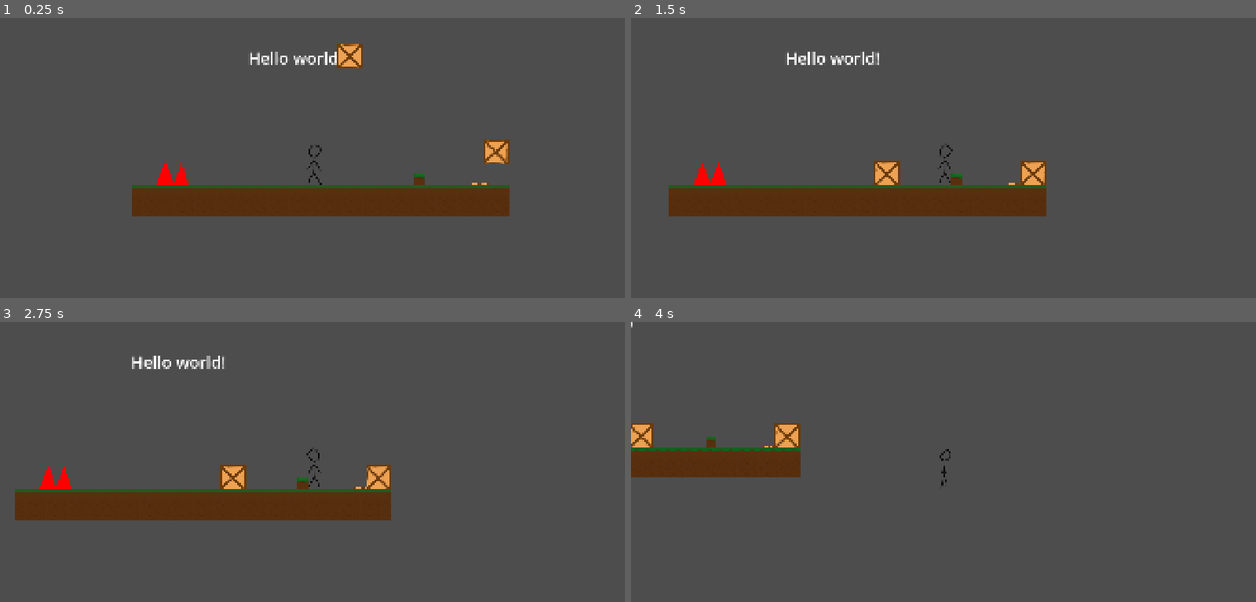
Above: before the commit, frames 1-4 (two rows, left to right).
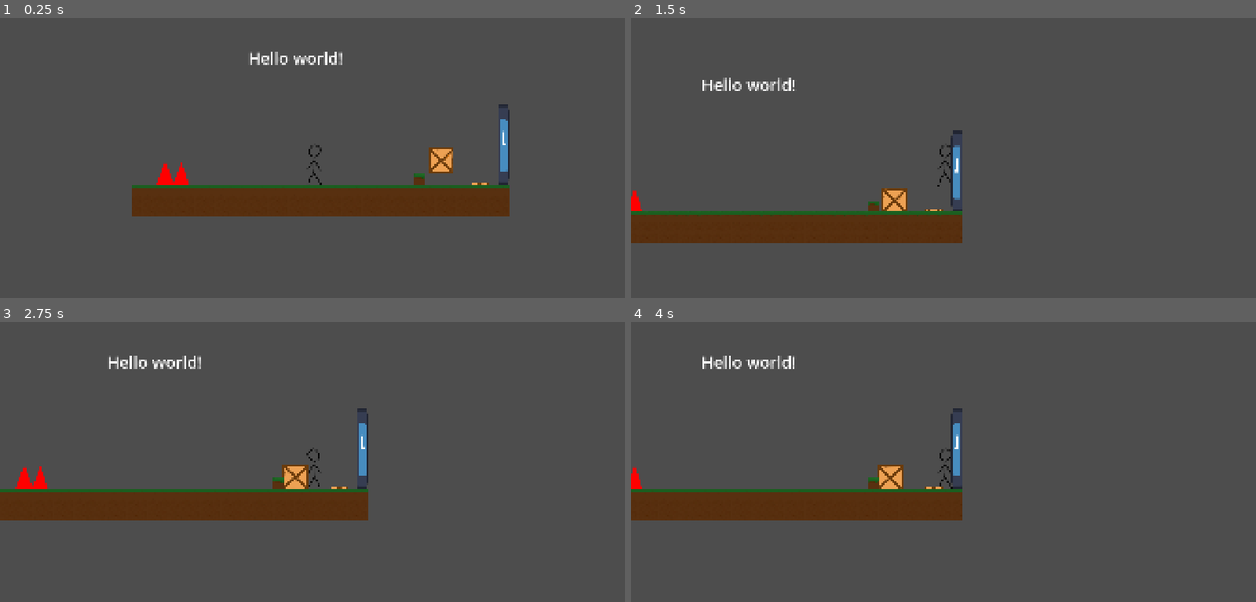
Above: after the commit, the same moments.

Repository: Crimbane/puzzle-platformer
Game: Godot game, scene res://Scenes/main.tscn
The game is run twice, just before and just after one commit, with the same random seed, the same clock (stepped at 60 frames per second) and the same inputs. The engine's default icon, where the game draws it, is replaced by a stand-in: a white triangle on a blue panel in a dark square.
Inputs:
- Up to frame 1 (0.25 s): no input
- Up to frame 2 (1.5 s): hold D (Move Right) from 0.53 s (still down); tap Space (Jump) at 0.77 s
- Up to frame 3 (2.75 s): tap Space (Jump) at 1.52 s; release D (Move Right) at 2.03 s; hold A (Move Left) from 2.03 s (still down)
- Up to frame 4 (4 s): tap Enter at 2.75 s; release A (Move Left) at 2.78 s; hold D (Move Right) from 2.78 s (still down); tap Space (Jump) at 3.02, 3.77 s

The runs differ from the first frame. In frame 1, 1.3% of the frame differs, in the area x 53-82%, y 9-60%; in frame 2, 14%, in the area x 0-67%, y 12-81%; in frame 3, 3.1%; in frame 4, 11%.

Commit message:
Added a door
Opens when button is pressed down by the box.

Diff:
--- /dev/null
+++ b/Scenes/door.tscn
@@ -0,0 +1,22 @@
+[gd_scene format=3 uid="uid://f1ffs78yx6gk"]
+
+[ext_resource type="Script" uid="uid://c3is8n1n1m4si" path="res://Scripts/door.gd" id="1_p0e35"]
+[ext_resource type="Texture2D" uid="uid://qya0wfq1g5qo" path="res://Assets/icon.svg" id="1_w6aom"]
+
+[sub_resource type="PhysicsMaterial" id="PhysicsMaterial_p0e35"]
+friction = 0.0
+
+[sub_resource type="RectangleShape2D" id="RectangleShape2D_fjc7g"]
+size = Vector2(32, 244)
+
+[node name="Door" type="AnimatableBody2D" unique_id=2020108157]
+physics_material_override = SubResource("PhysicsMaterial_p0e35")
+script = ExtResource("1_p0e35")
+metadata/_edit_group_ = true
+
+[node name="Sprite2D" type="Sprite2D" parent="." unique_id=75086924]
+scale = Vector2(0.2578125, 1.9140625)
+texture = ExtResource("1_w6aom")
+
+[node name="CollisionShape2D" type="CollisionShape2D" parent="." unique_id=1708619589]
+shape = SubResource("RectangleShape2D_fjc7g")
--- a/Scenes/main.tscn
+++ b/Scenes/main.tscn
@@ -6,6 +6,7 @@
 [ext_resource type="PackedScene" uid="uid://d28rn1rq0wsvh" path="res://Scenes/button.tscn" id="5_21xkr"]
 [ext_resource type="PackedScene" uid="uid://qym1xj7gedbt" path="res://Scenes/spikes.tscn" id="6_21xkr"]
 [ext_resource type="PackedScene" uid="uid://cq0hjewwabrwo" path="res://Scenes/tile_map_layer.tscn" id="7_6bp64"]
+[ext_resource type="PackedScene" uid="uid://f1ffs78yx6gk" path="res://Scenes/door.tscn" id="7_344ge"]
 
 [node name="Main" type="Node" unique_id=1928245085]
 
@@ -15,13 +16,10 @@
 position = Vector2(557, 465)
 
 [node name="Box" parent="." unique_id=210537248 groups=["Boxes"] instance=ExtResource("4_21xkr")]
-position = Vector2(667, 123)
+position = Vector2(946, 443)
 
 [node name="Button" parent="." unique_id=1552117994 instance=ExtResource("5_21xkr")]
 position = Vector2(1065, 541.00006)
-
-[node name="Box2" parent="." unique_id=1019390414 groups=["Boxes"] instance=ExtResource("4_21xkr")]
-position = Vector2(1113, 416)
 
 [node name="Spikes" parent="." unique_id=681417153 instance=ExtResource("6_21xkr")]
 position = Vector2(114, 510)
@@ -29,4 +27,9 @@
 [node name="TileMapLayer" parent="." unique_id=1070660664 instance=ExtResource("7_6bp64")]
 tile_map_data = PackedByteArray("AAAAABEAAAAAAAAAAAABABEAAAAAAAAAAAACABEAAAAAAAAAAAADABEAAAAAAAAAAAAEABEAAAAAAAAAAAAFAB …(1664 unchanged characters)…
 
+[node name="Door" parent="." unique_id=2020108157 instance=ExtResource("7_344ge")]
+position = Vector2(1136, 422)
+
+[connection signal="button_pressed" from="Button" to="Door" method="_on_button_pressed"]
+[connection signal="button_unpressed" from="Button" to="Door" method="_on_button_unpressed"]
 [connection signal="body_entered" from="Spikes" to="Player" method="_on_spikes_body_entered"]
--- a/Scripts/button.gd
+++ b/Scripts/button.gd
@@ -1,4 +1,7 @@
 extends Area2D
+
+signal button_pressed
+signal button_unpressed
 
 var count = 0
 var entered = false
@@ -9,7 +12,7 @@
 		count += 1
 		if not entered && count >= 1:
 			entered = true
-			print("entered")
+			button_pressed.emit()
 
 
 func _on_body_exited(body: Node2D) -> void:
@@ -17,4 +20,4 @@
 		count -= 1
 		if entered && count < 1:
 			entered = false
-			print("exited")
+			button_unpressed.emit()
--- /dev/null
+++ b/Scripts/door.gd
@@ -0,0 +1,19 @@
+extends AnimatableBody2D
+
+var opened = false
+
+
+func _on_button_pressed() -> void:
+	var tween = create_tween()
+	if not opened:
+		tween.tween_property(self,"position:y", self.position.y-150, 1)
+		await tween.finished
+		opened = true
+
+
+func _on_button_unpressed() -> void:
+	var tween = create_tween()
+	if opened:
+		tween.tween_property(self,"position:y", self.position.y+150, 1)
+		await tween.finished
+		opened = false
Not shown, added: Scripts/door.gd.uid
